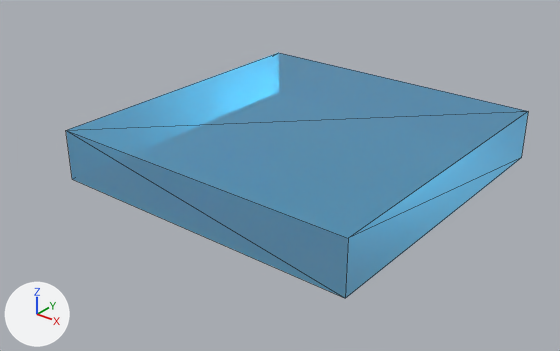
Before and after pictures for a commit that changed the glTF model models/finish_platform.glb.
The view is the same before and after, from a 50 mm camera at (3.94, -5.28, 2.87) aimed at (0.04, -0.39, -0.16). Every picture has the same lights, and +X, +Y and +Z are marked at lower left. Mesh edges are drawn as thin lines. Objects named as collision shapes, trigger or cutter boxes, shadow casters or lower levels of detail are left out. Vertices at the same position are counted once.

The scene before the commit, as lines of its bpy script (objects in view):
```python
me_cube_195 = bpy.data.meshes.new('Cube.195')
me_cube_195.from_pydata(...)  # a box spanning x -1.0..1.0, y -1.0..1.0, z -1.0..1.0
me_cube_195.materials.append(mat_transparent)  # picture img_genesis_tx_transp
ob_newplatform = bpy.data.objects.new('newPlatform', me_cube_195)
ob_newplatform.location = (0.0, 0.0, 0.0)
ob_newplatform.scale = (1.5, 1.5, 0.241)
```
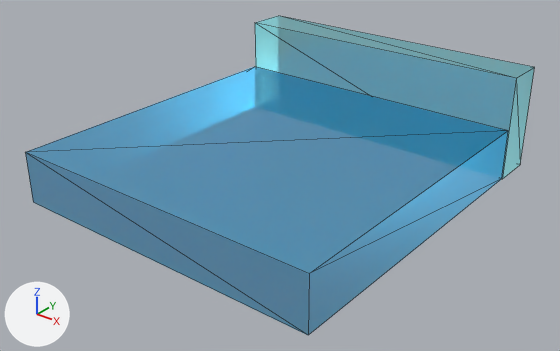
Location of each change, [x1, y1, x2, y2] in pixels of the pictures (560 x 351 px):
'newPlatform', reshaped, turned: before [66, 53, 528, 298]; after [25, 16, 535, 335]

Diff of the bpy script that builds the scene:
```diff
--- a/models/finish_platform.glb.py
+++ b/models/finish_platform.glb.py
@@ me_cube_195 @@
 # used by ob_newplatform; location = (0.0, 0.0, 0.0); scale = (1.5, 1.5, 0.241)
-me_cube_195.from_pydata(...)  # 8 vertices, 12 faces; spans x -1.0..1.0, y -1.0..1.0, z -1.0..1.0
+me_cube_195.from_pydata(...)  # 16 vertices, 24 faces; spans x -1.0..1.0, y -0.99..1.29, z -1.3..2.8
+# me_cube_195 part 1: the whole mesh is rebuilt
 me_cube_195.materials.append(mat_transparent)
@@ ob_newplatform @@
 ob_newplatform.location = (0.0, 0.0, 0.0)
+ob_newplatform.rotation_euler = (0.0, 0.0, -3.142)  # degrees (0, 0, -180)
 ob_newplatform.scale = (1.5, 1.5, 0.241)
```
